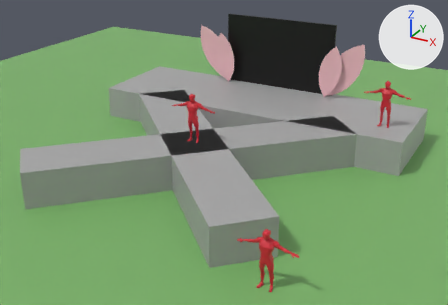
What one commit did to the glTF model public/sqp_nv/scene.gltf.
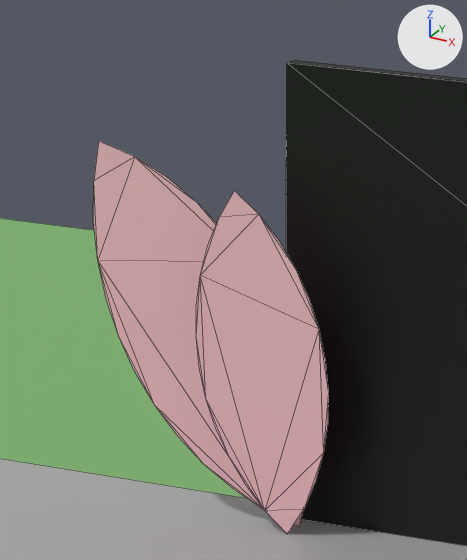
The first picture shows the older version from a 50 mm camera at (10.7, 0.43, 9.74) aimed at (0.75, 18.53, 0.7). The close-ups show both versions on the part from 42% to 57% of the width and 2% to 28% of the height of that picture; other places that the commit changed are outside them. Lighting does not change. The marker at upper right points along +X, +Y and +Z. The close-ups show mesh edges as thin lines. Where no turn or scale is listed for an object, it has been applied to the vertices. Vertices at the same position are counted once.

The first close-up shows 'Cánh hoa sen', 'Cánh hoa sen thấp ', 'LED ', 'Sàn ', 'Sân Quốc Phòng'.
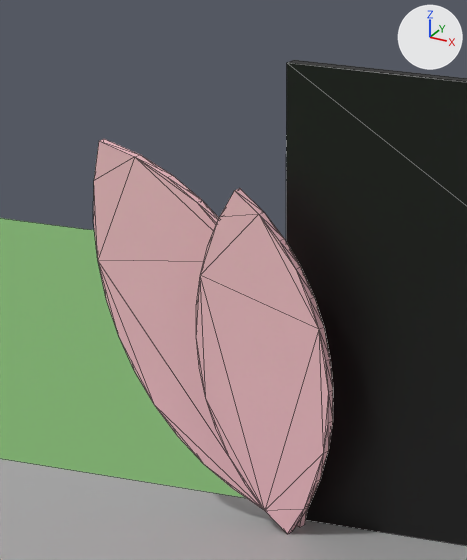
Patch to the scene script:
```diff
--- a/public/sqp_nv/scene.gltf.py
+++ b/public/sqp_nv/scene.gltf.py
@@ me_cube_006 @@
 # used by ob_cánh_hoa_sen; location = (-2.3, 24.67, 1.3)
-me_cube_006.from_pydata(...)  # 24 vertices, 22 faces; spans x -1.55..0.06, y 0.0, z 0.0..2.4
+me_cube_006.from_pydata(...)  # 48 vertices, 92 faces; spans x -1.55..0.06, y 0.0..0.07, z 0.0..2.4
+# me_cube_006 part 1
+# 24 new vertices lie (0.0, 0.07, 0.0) away from vertices in x -1.55..0.06, y 0.0, z 0.0..2.4
+# 70 new faces join them
 me_cube_006.materials.append(mat_hồng_sen)
@@ me_cube_005 @@
 # used by ob_cánh_hoa_sen_thấp; location = (-2.3, 24.5, 1.3)
-me_cube_005.from_pydata(...)  # 24 vertices, 22 faces; spans x -0.68..0.29, y 0.0, z 0.0..2.23
+me_cube_005.from_pydata(...)  # 48 vertices, 92 faces; spans x -0.68..0.29, y 0.0..0.07, z 0.0..2.23
+# me_cube_005 part 2
+# 24 new vertices lie (0.0, 0.07, 0.0) away from vertices in x -0.68..0.29, y 0.0, z 0.0..2.23
+# 70 new faces join them
 me_cube_005.materials.append(mat_hồng_sen)
```

Location of each change, (x1, y1, x2, y2) in pixels of the close-ups (467 x 560 px):
'Cánh hoa sen thấp ', reshaped: before (196, 190, 328, 534); after (196, 188, 333, 534)
'Cánh hoa sen', reshaped: before (93, 141, 303, 527); after (93, 139, 308, 527)
part 1 of me_cube_006, added (pink): after (100, 139, 308, 527)
part 2 of me_cube_005, added (brown): after (235, 188, 333, 534)
